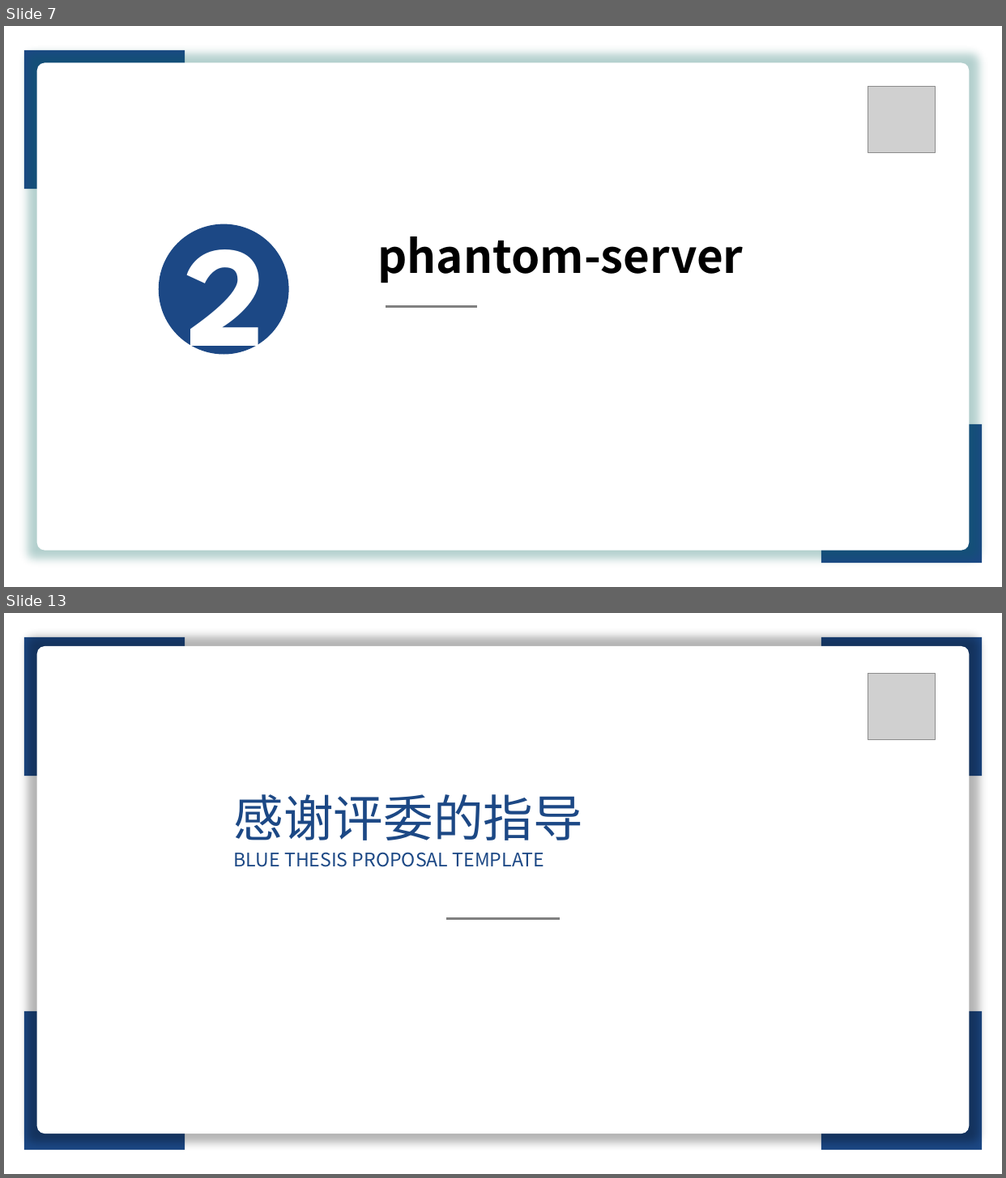
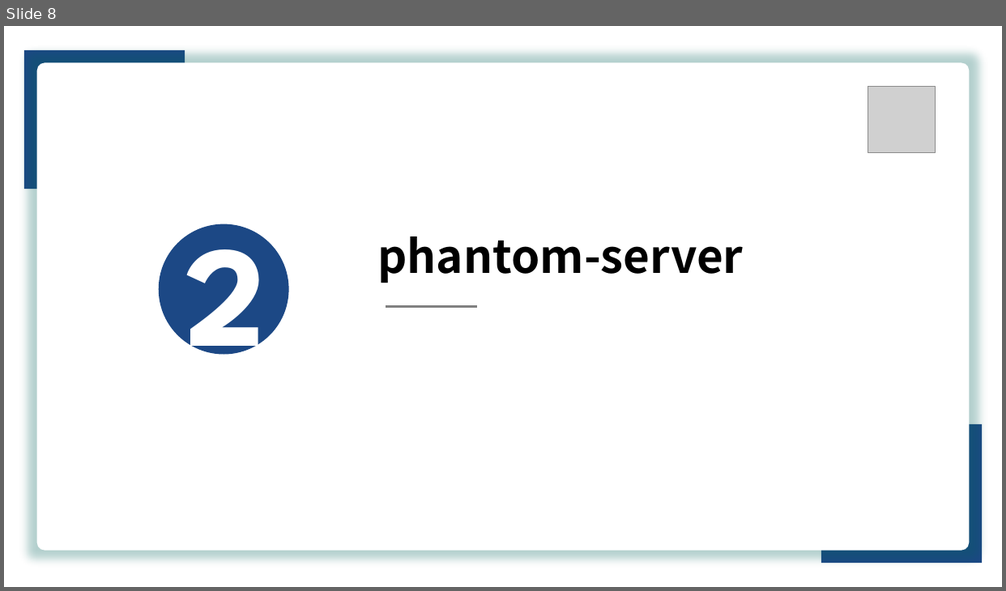
Before and after one commit to Capsfly/intern_share_info, a slide deck: 串讲.pptx. Shown one above the other, each under a label of ours: slides 7 and 13 before the commit, slide 8 after it; the slides between them are not shown. The pictures are 1006x1178 and 1006x591 pixels, drawn with LibreOffice and Linux fonts; fonts in the diff are those of the drawing; grey boxes stand for pictures. Boxes give left, top, right and bottom in pixels: in the first picture for what was removed or moved away, otherwise in the second. Text is boxed around its words. In the diff, an @@ line names an element or a change of style, - is before the commit and + after.

```diff
--- a/串讲.pptx
+++ b/串讲.pptx
@@ slide 13 removed at [4, 613, 1002, 1174], background #FFFFFF @@
@@ rectangle removed at [24, 637, 185, 776] @@
@@ rounded rectangle removed at [37, 646, 969, 1134] @@
@@ rectangle removed at [821, 637, 982, 776] @@
@@ picture removed at [868, 673, 936, 739] @@
@@ text removed at [234, 794, 583, 841] @@
-感谢评委的指导
@@ text removed at [234, 852, 544, 867] @@
-BLUE THESIS PROPOSAL TEMPLATE
@@ line removed from (446, 919) to (560, 919) @@
@@ rectangle removed at [24, 1012, 185, 1150] @@
@@ rectangle removed at [821, 1012, 982, 1150] @@
@@ what was slide 7 is now slide 8 @@
```
Also in this commit, not shown: 6 slides changed, 10 slides added, 4 other slides removed, 1 other file.
